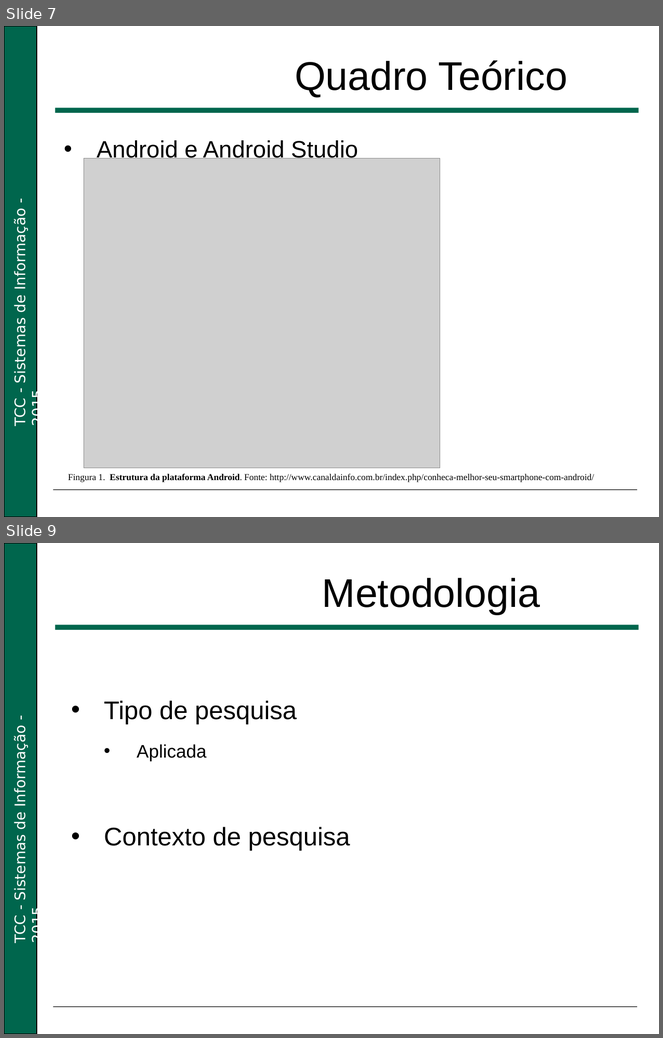
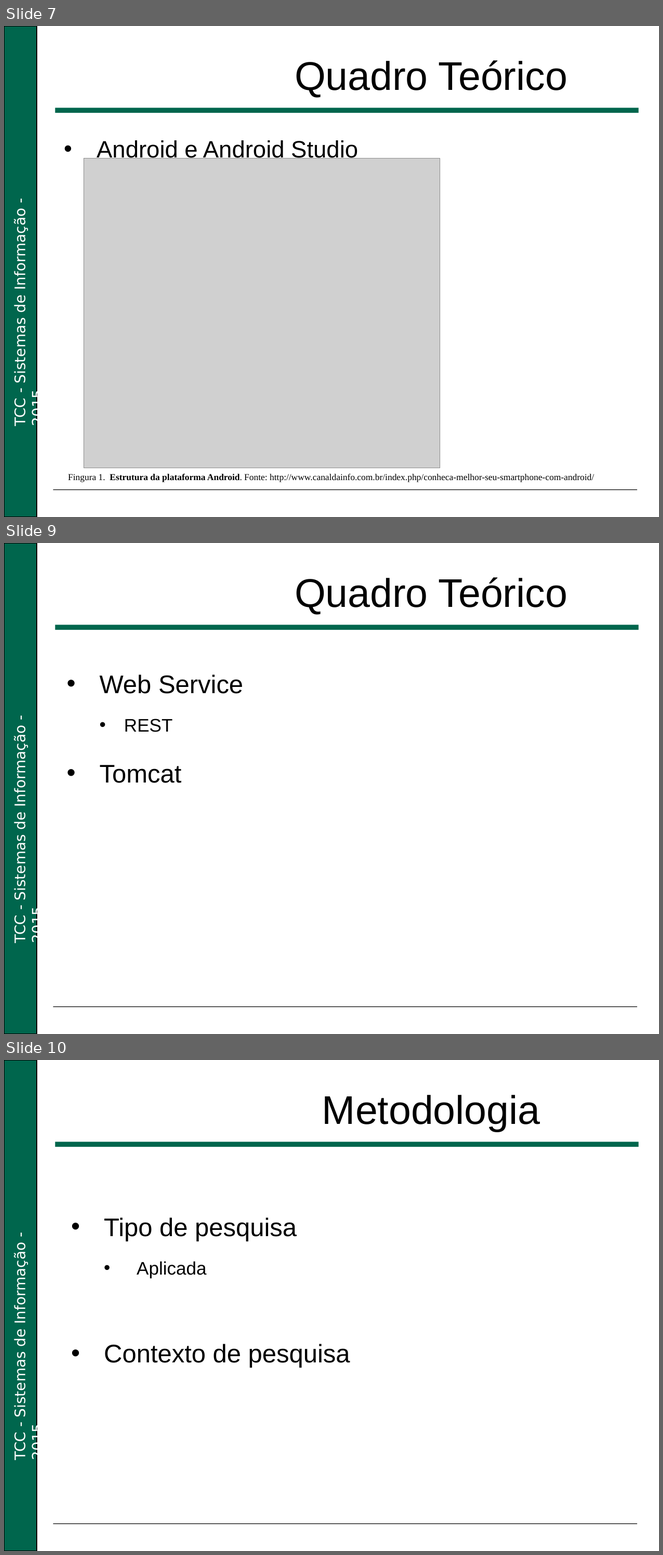
Before and after one commit to diogenesRezende/TCC, a slide deck: Apresentação/Qualificação Android.ppt. Shown one above the other, each under a label of ours: slides 7 and 9 before the commit, slides 7, 9 and 10 after it; the slides between them are not shown. The pictures are 663x1038 and 663x1555 pixels, drawn with LibreOffice and Linux fonts; fonts in the diff are those of the drawing; grey boxes stand for pictures; background and template pictures are left out. Boxes give left, top, right and bottom in pixels: in the first picture for what was removed or moved away, otherwise in the second. Text is boxed around its words. In the diff, an @@ line names an element or a change of style, - is before the commit and + after.

```diff
--- a/Apresentação/Qualificação Android.ppt
+++ b/Apresentação/Qualificação Android.ppt
@@ slide 9 added at (x1=4, y1=543, x2=659, y2=1034), background #FFFFFF; not listed: 4 template elements that a slide beside it also shows @@
@@ title added at (x1=295, y1=577, x2=568, y2=615), 44 pt, text #000000 @@
+Quadro Teórico
@@ rectangle added at (x1=60, y1=649, x2=631, y2=959), outline #FFFFFF 0.74 pt, 28 pt, text #000000 @@
+• Web Service
+  • REST
+• Tomcat
@@ what was slide 9 is now slide 10 @@
```
Also in this commit, not shown: 1 slide changed, 11 other files.
